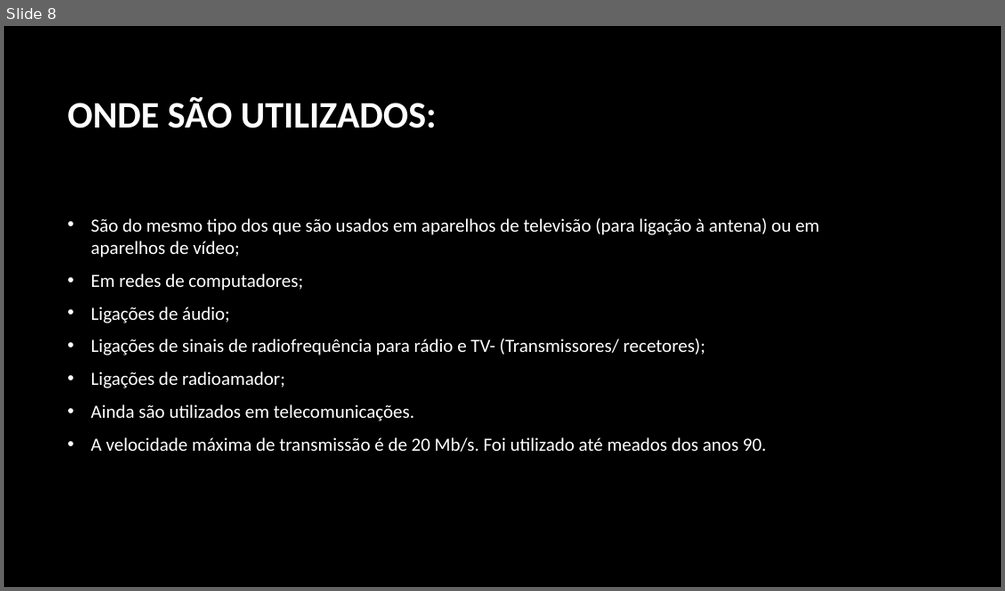
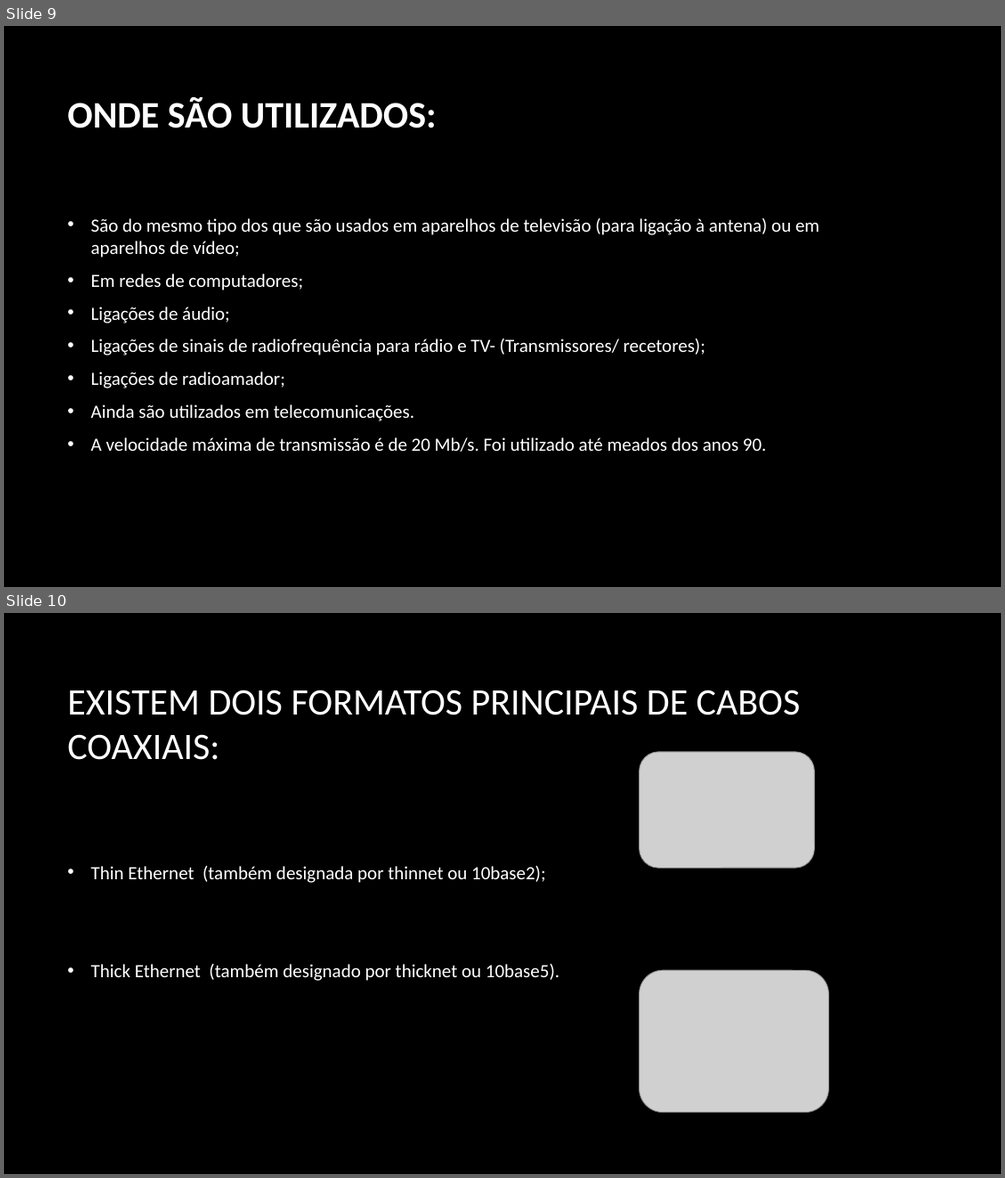
Before and after one commit to RosaFernandes/RosaFernandes, a slide deck: Trabalho pratico.pptx. Shown one above the other, each under a label of ours: slide 8 before the commit, slides 9 and 10 after it. The pictures are 1005x591 and 1005x1178 pixels, drawn with LibreOffice and Linux fonts; fonts in the diff are those of the drawing; grey boxes stand for pictures; background and template pictures are left out. Boxes give left, top, right and bottom in pixels: in the first picture for what was removed or moved away, otherwise in the second. Text is boxed around its words. In the diff, an @@ line names an element or a change of style, - is before the commit and + after.

```diff
--- a/Trabalho pratico.pptx
+++ b/Trabalho pratico.pptx
@@ slide 10 added at (x1=4, y1=613, x2=1001, y2=1174), background picture (left out) @@
@@ title added at (x1=67, y1=690, x2=801, y2=760), 36 pt, text #FFFFFF @@
+EXISTEM DOIS FORMATOS PRINCIPAIS DE CABOS COAXIAIS:
@@ picture added at (x1=639, y1=752, x2=814, y2=868) @@
@@ text added at (x1=91, y1=866, x2=559, y2=981), 18 pt, text #FFFFFF @@
+• Thin Ethernet (também designada por thinnet ou 10base2);
+• Thick Ethernet (também designado por thicknet ou 10base5).
@@ picture added at (x1=639, y1=971, x2=828, y2=1112) @@
@@ what was slide 8 is now slide 9 @@
```
Also in this commit, not shown: 3 slides changed, 14 other slides added, 1 other file.
